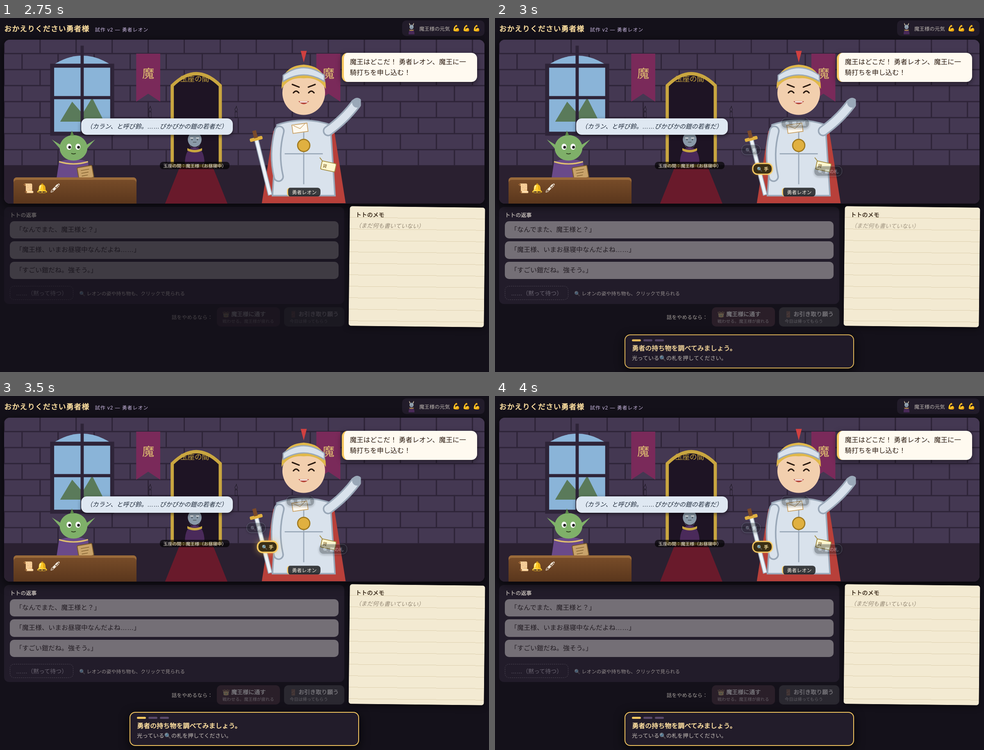
Above: before the commit, frames 1-4 (two rows, left to right).
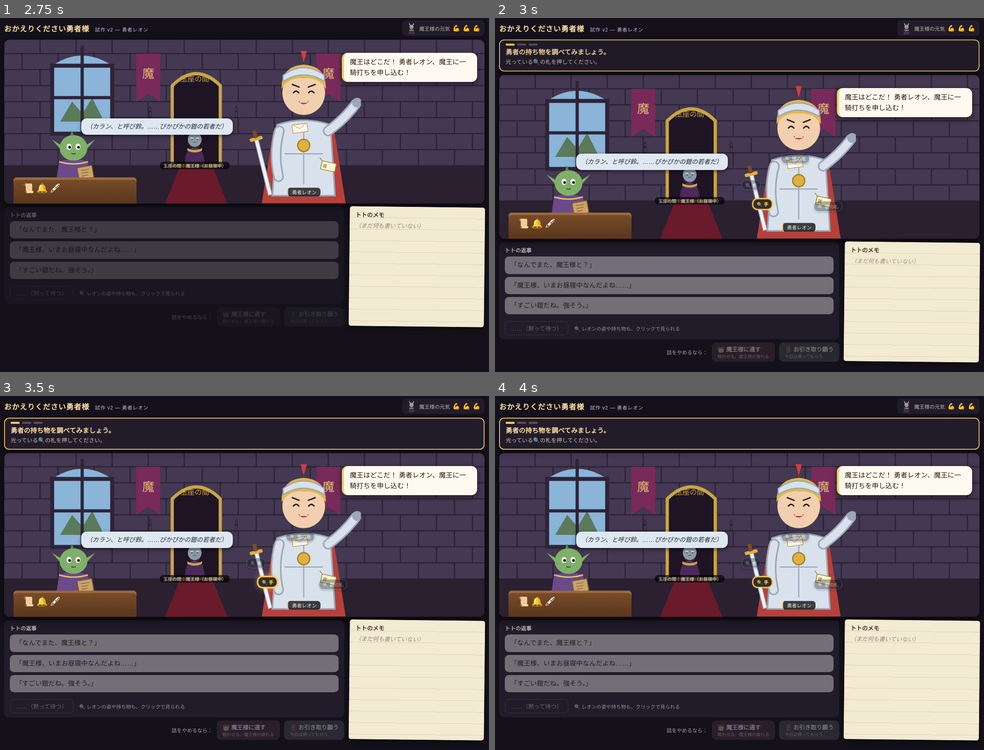
Above: after the commit, the same moments.

Repository: nakad-j/negotiation-quest
Game: browser game, page prototype/okaeri_v2/index.html
Same seed, same stepped clock (60 frames per second), same inputs: the game is played once before the commit and once after it.
Inputs:
- Up to frame 1 (2.75 s): click "▶ 次へ" at 0.27 s; click "▶ 続ける" at 0.52 s; hold Right 1.03-1.53 s; tap Space every 0.5 s from 1.1 to 2.6 s; hold Down 1.58-1.85 s; hold Left 1.9-2.47 s; hold Up from 2.52 s (still down)
- Up to frame 2 (3 s): release Up at 2.82 s; hold Right from 2.87 s (still down)
- Up to frame 3 (3.5 s): keep holding Right; tap Space at 3.1 s
- Up to frame 4 (4 s): release Right at 3.53 s; hold Up 3.58-3.82 s; tap Space at 3.6 s; hold Left from 3.87 s (still down)

Frame 1 is identical in both runs. In frame 2, 56% of the frame differs, in the area x 0-100%, y 6-100%; in frame 3, 55%; in frame 4, 55%.

Commit message:
Move tutorial coach panel to top
The coach panel was fixed to the bottom of the viewport and covered
~110px of the reply area on phones. It now sits in the normal layout
between the title bar and the stage, and sticks to the top while
scrolling. Targets scroll into view below it (scroll-margin-top).

- tutorial.js: insert the panel before #stage instead of at the end of
  body (placement only; logic and text unchanged).
- tutorial.css: sticky top panel, more compact on phones; body uses
  overflow-x: clip during the tutorial so sticky works on narrow screens.

Co-Authored-By: Claude Opus 5.5 <noreply@anthropic.com>

Diff:
--- a/prototype/okaeri_v2/tutorial.css
+++ b/prototype/okaeri_v2/tutorial.css
@@ -2,10 +2,10 @@
 
 /* 手引きのあいだは、ふつうの下線ヒントは出さない（手引きが代わりに案内する） */
 body.tut #word-hint { display: none !important; }
-body.tut { padding-bottom: var(--coach-h, 0px); }
 
 /* いま押す相手：金色の光（「本当の望み」と同じ色） */
-.tut-target, body.tut #replies-box { scroll-margin: 70px 0 calc(var(--coach-h, 0px) + 12px); }
+/* 上に貼りつく手引きの札の下に隠れないように、札の高さぶん余白をとってスクロールする */
+.tut-target, body.tut #replies-box { scroll-margin: calc(var(--coach-h, 0px) + 8px) 0 12px; }
 .badge.tut-target { background: #3a2e14; color: #ffe6a0; border-color: var(--need); animation: tutGlow 1.4s ease-in-out infinite; z-index: 5; }
 .word.tut-target { background: #ffe2a8; border-bottom: 2px solid #c07a30; animation: tutGlow 1.4s ease-in-out infinite; -webkit-box-decoration-break: clone; box-decoration-break: clone; }
 .reply.tut-target { animation: tutGlow 1.4s ease-in-out infinite; }
@@ -21,18 +21,17 @@
 .badge.tut-off:hover { transform: none; background: #10202ce6; color: #9fd0f0; }
 #silence.tut-off:hover { background: transparent; } .d-btn.tut-off:hover { filter: saturate(.4); }
 
-/* 手引きの札：画面の下に固定（スマートフォンでも、スクロールせずに読める） */
+/* 手引きの札：タイトルの下・舞台の上（ふつうの並び）。スクロールしても、画面の上に貼りついて読める */
 #coach {
-  position: fixed; z-index: 50; left: 50%; transform: translateX(-50%);
-  bottom: max(10px, env(safe-area-inset-bottom)); width: min(560px, calc(100% - 20px));
-  background: #221c2a; border: 2px solid var(--need); border-radius: 14px; padding: 10px 16px 12px;
-  box-shadow: 0 6px 24px #000c; color: #f3ece0; animation: coachIn .3s ease-out;
+  position: -webkit-sticky; position: sticky; top: env(safe-area-inset-top, 0px); z-index: 50;
+  background: #221c2a; border: 2px solid var(--need); border-radius: 12px; padding: 8px 14px 10px;
+  box-shadow: 0 4px 14px #000a; color: #f3ece0; animation: coachIn .3s ease-out;
 }
-@keyframes coachIn { from { transform: translate(-50%, 16px); opacity: 0; } }
+@keyframes coachIn { from { transform: translateY(-8px); opacity: 0; } }
 #coach.ok { border-color: var(--ok); }
 #coach.nudge { animation: coachNudge .4s; }
-@keyframes coachNudge { 20%, 60% { transform: translateX(calc(-50% - 6px)); } 40%, 80% { transform: translateX(calc(-50% + 6px)); } }
-.co-dots { display: flex; gap: 6px; margin-bottom: 6px; }
+@keyframes coachNudge { 20%, 60% { transform: translateX(-6px); } 40%, 80% { transform: translateX(6px); } }
+.co-dots { display: flex; gap: 6px; margin-bottom: 5px; }
 .co-dots span { width: 22px; height: 5px; border-radius: 3px; background: #5a4a6a; }
 .co-dots span.past { background: var(--ok); } .co-dots span.now { background: var(--need); }
 .co-title { font-size: 12.5px; color: var(--need); letter-spacing: .1em; margin-bottom: 2px; }
@@ -47,9 +46,16 @@
 body.tut-free .badge, body.tut-free #silence, body.tut-free .d-btn { animation: tutFree 1.4s ease-out; }
 @keyframes tutFree { 30% { box-shadow: 0 0 0 3px #f6c860aa, 0 0 14px #f6c86088; } }
 
+/* v2.css は狭い画面で body に overflow-x: hidden をかけている。そのままだと body がスクロールの箱になり、
+   sticky が効かない。手引きのあいだだけ clip に（横にはみ出さないのは同じ。clip を知らない古いブラウザでは、札がページと一緒に流れるだけ） */
+@media (max-width: 820px) { body.tut { overflow-x: clip; } }
+
 @media (max-width: 480px) {
-  #coach { padding: 9px 13px 11px; }
-  .co-text { font-size: 15.5px; }
+  #coach { padding: 7px 12px 8px; border-radius: 10px; }
+  .co-dots { margin-bottom: 4px; } .co-dots span { width: 18px; height: 4px; }
+  .co-text { font-size: 15px; line-height: 1.45; }
+  .co-sub { font-size: 13px; line-height: 1.45; margin-top: 1px; }
+  #coach-go { margin-top: 8px; }
 }
 @media (prefers-reduced-motion: reduce) {
   .tut-target, .tut-ping, #coach, #coach.nudge, body.tut-free .badge, body.tut-free #silence, body.tut-free .d-btn { animation: none !important; }
--- a/prototype/okaeri_v2/tutorial.js
+++ b/prototype/okaeri_v2/tutorial.js
@@ -38,7 +38,8 @@
     coach = document.createElement('div');
     coach.id = 'coach';
     coach.setAttribute('role', 'status'); coach.setAttribute('aria-live', 'polite');
-    document.body.appendChild(coach);
+    const stage = document.querySelector('#stage'); // タイトルの下・舞台の上に置く
+    stage.parentNode.insertBefore(coach, stage);
     return coach;
   }
   function show(html, cls) {
